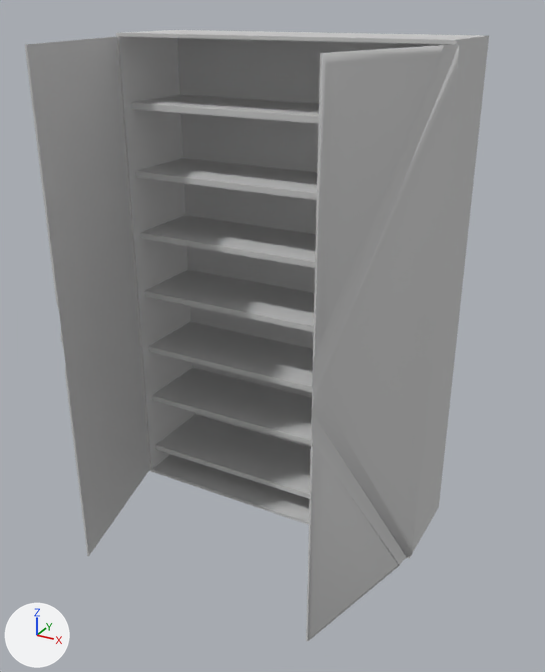
The FBX model Gamelab-Jaar3-UnityProject/Assets/Sourcefiles/Art/Area01/3D_ENV_CC_CLOSET/3D_ENV_CC_Closet.FBX: old version first, new version second.
The view is the same before and after, from a 50 mm camera at (0.939, -1.94, 1.575) aimed at (-0.022, -0.192, 0.701). Lighting does not change. The marker at lower left points along +X, +Y and +Z. Both versions are drawn at frame 16 of the action 'Take 001'; the numbers are the values there.

The first picture shows '3D_ENV_GEN_CLOSET', 'Door Right', 'Door left'.
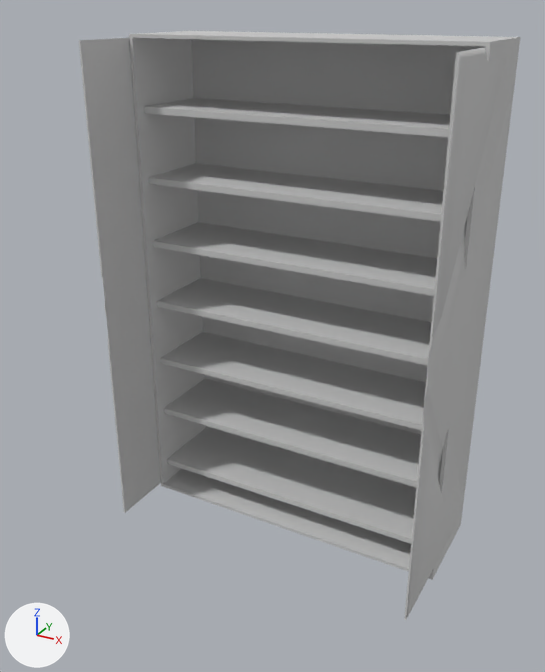
The change in detail:
Mesh me_mesh_002_1 is new.
It has 56 vertices, 55 faces and spans x -49.8..-0.3, y -1.2..0.5, z 1.7..149.4.
It uses material mat_doors (light grey #cacaca).
Object '3D_ENV_GEN_CLOSET' (ob_3d_env_gen_closet) moves from (-0.092, 0.056, 0.0) to (0.0, 0.0, 0.0).
Object 'Door left' (ob_door_left) moves from (-49.95, -15.08, 1.13) to (-50.5, 14.83, 1.13).
Object 'Door left' (ob_door_left) turns from (90, 0, -75) to (90, 0, -90) degrees about x, y and z.
Object 'Door Right' (ob_door_right) is deleted.
Object 'Door right' (ob_door_right_1) is new; it shows me_mesh_002_1.
Its parent is ob_3d_env_gen_closet.
Its location is (48.88, 14.55, -0.685).
Its rotation in degrees is (0, 0, 90).

Where the change shows, as pixel boxes [x1, y1, x2, y2] in the pictures (545 x 672 px):
'3D_ENV_GEN_CLOSET', moved
    before: [116, 30, 489, 558]
    after: [129, 31, 520, 580]
'Door Right', deleted
    before: [306, 44, 459, 642]
'Door left', moved, turned
    before: [25, 36, 150, 556]
    after: [79, 38, 161, 513]
'Door right', added
    after: [404, 47, 512, 620]
